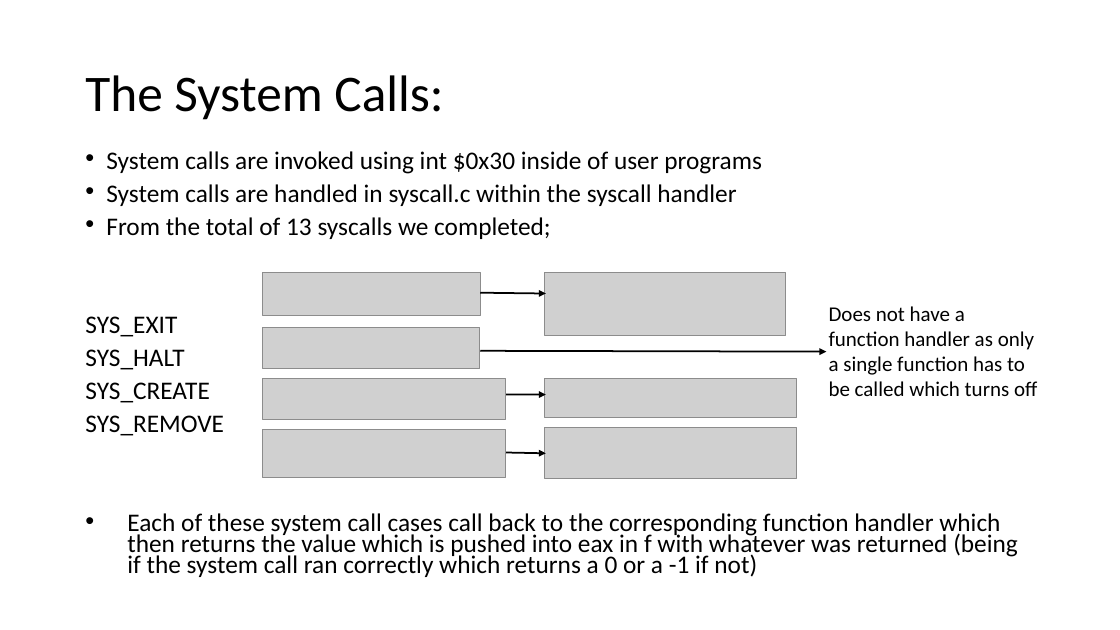
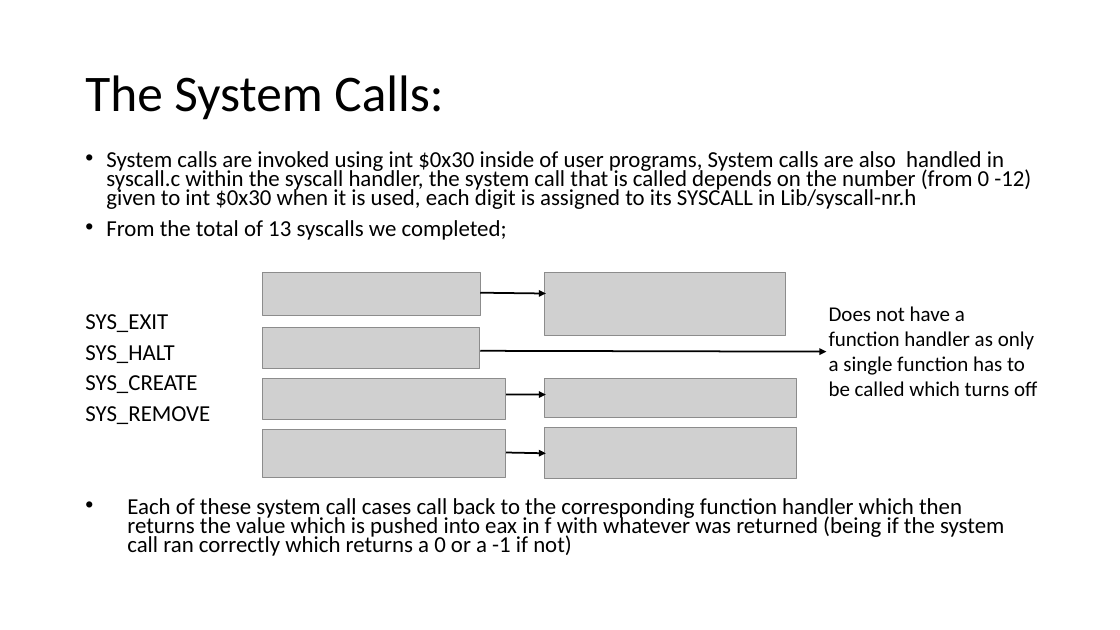
Before and after one commit to josephcf166/Operating-Systems-Project, a slide deck: slide 14 of OS_Presentation.pptx. Drawn at 1120x630 pixels with LibreOffice and Linux fonts; fonts in the diff are those of the drawing; grey boxes stand for pictures. Boxes give left, top, right and bottom in pixels: in the first picture for what was removed or moved away, otherwise in the second. Text is boxed around its words. In the diff, an @@ line names an element or a change of style, - is before the commit and + after.

```diff
--- a/OS_Presentation.pptx
+++ b/OS_Presentation.pptx
@@ text at <box>106,151,1031,209</box>: text changed; size 21.7 to 19.6 pt @@
-• System calls are invoked using int $0x30 inside of user programs
-• System calls are handled in syscall.c within the syscall handler
+• System calls are invoked using int $0x30 inside of user programs, System calls are also handled in syscall.c within the syscall handler, the system call that is called depends on the number (from 0 -12) given to int $0x30 when it is used, each digit is assigned to its SYSCALL in Lib/syscall-nr.h
@@ text at <box>85,220,1004,556</box>: size 21.7 to 19.6 pt in "From the total of 13 syscalls we ...", "SYS_EXIT", "SYS_HALT", "SYS_CREATE" and 2 more places @@
```
